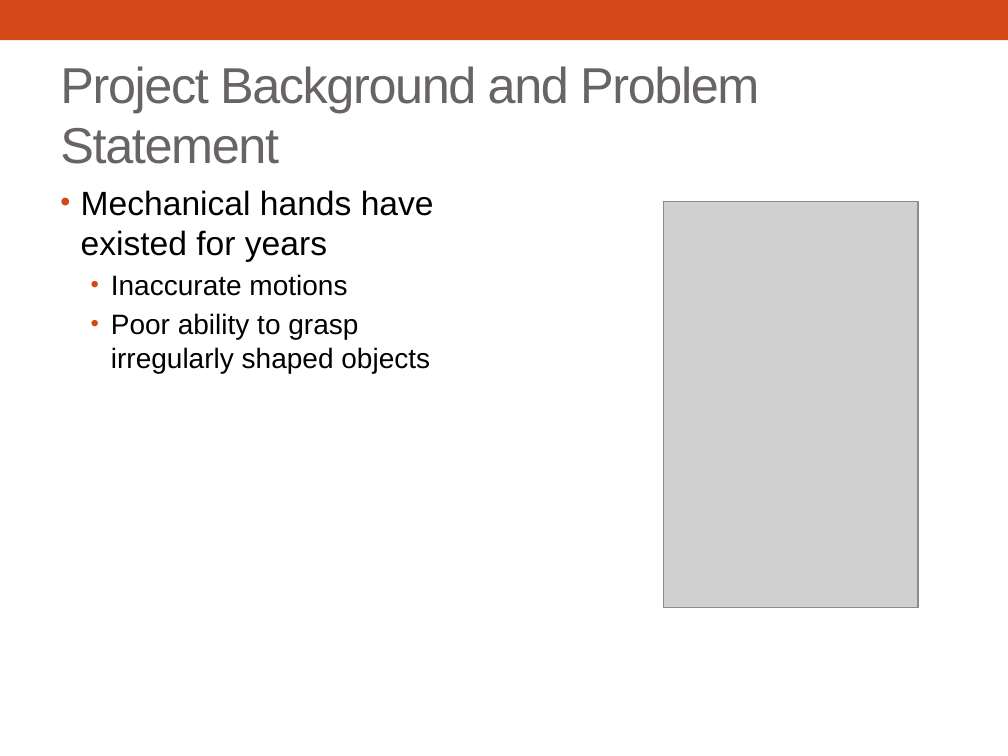
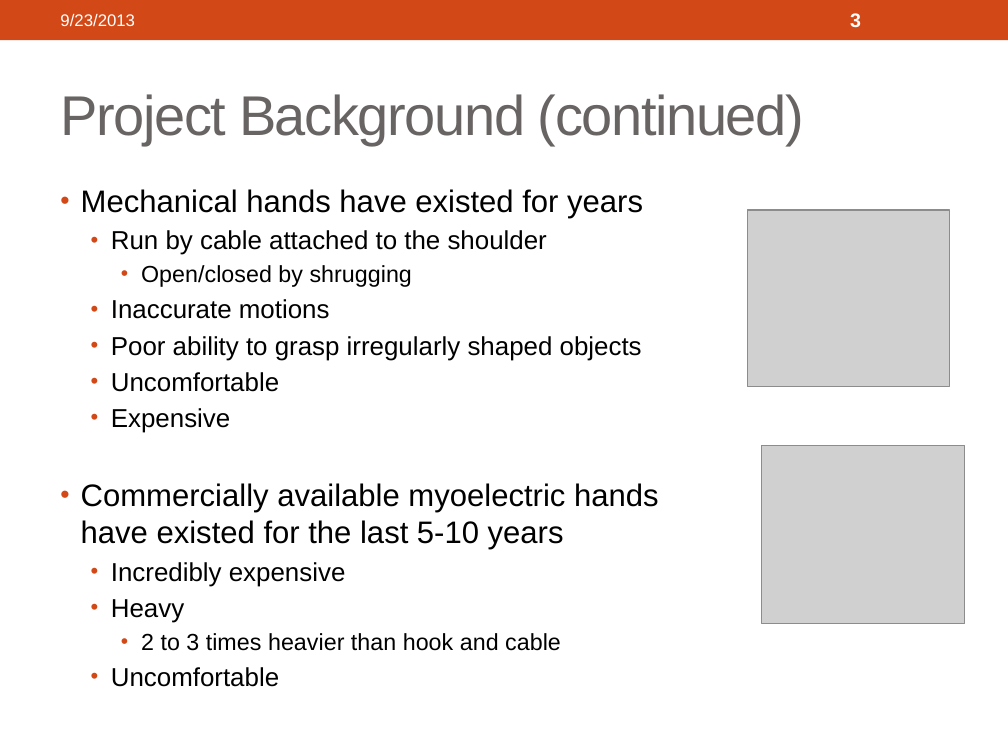
Before and after one commit to 3D-Printed-Granular-Jamming-Hand/3d-printed-granular-jamming-hand, a slide deck: slide 3 of ProgressReports/Presentation 1 Segments/3d-Printed Granular Jamming Hand.pptx (slide 2 before the commit). Drawn at 1008x756 pixels with LibreOffice and Linux fonts; fonts in the diff are those of the drawing; grey boxes stand for pictures. Boxes give left, top, right and bottom in pixels: in the first picture for what was removed or moved away, otherwise in the second. Text is boxed around its words. In the diff, an @@ line names an element or a change of style, - is before the commit and + after.

```diff
--- a/ProgressReports/Presentation 1 Segments/3d-Printed Granular Jamming Hand.pptx
+++ b/ProgressReports/Presentation 1 Segments/3d-Printed Granular Jamming Hand.pptx
@@ text added at [60,14,135,26], 12 pt, text #FFFFFF @@
+9/23/2013
@@ page number added at [850,13,861,28], 14 pt, text #FFFFFF, bold @@
+3
@@ title at [60,94,804,145]: text changed; size 36 to 40 pt @@
-Project Background and Problem Statement
+Project Background (continued)
@@ text at [81,189,643,361]: size 24 to 22.2 pt in "Mechanical hands have existed for years"; size 20 to 18.5 pt in "Inaccurate motions", "Poor ability to grasp irregularly shaped objects" @@
@@ picture removed at [663,202,917,608] @@
@@ text at [111,230,547,287]: paragraphs added @@
+  • Run by cable attached to the shoulder
+    • Open/closed by shrugging
@@ picture added at [748,210,950,386] @@
@@ text at [81,372,659,687]: paragraphs added @@
+  • Uncomfortable
+  • Expensive
+• Commercially available myoelectric hands have existed for the last 5-10 years
+  • Incredibly expensive
+  • Heavy
+    • 2 to 3 times heavier than hook and cable
+  • Uncomfortable
@@ picture added at [761,446,965,624] @@
```
Also in this commit, not shown: 29 other slides changed, 6 slides added, 1 slide removed, 1 other file.
